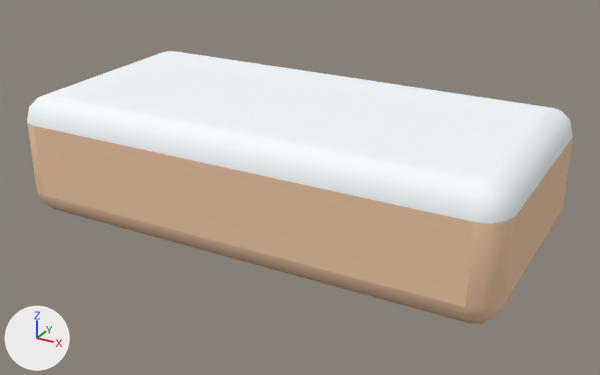
An edit to the OBJ model Assets/LevelAssets/Models/OBJ format/blockSnowRoundedLowLong.obj, drawn before and after from the same camera.
The view is the same before and after, from a camera (50 mm lens) standing at (1.53, -2.73, 1.5) and looking at (0.04, -0.03, 0.15). Arrows for +X, +Y and +Z are at lower left; the lights stay in place. Where no turn or scale is listed for an object, it has been applied to the vertices.

The first picture shows 'blockSnowRoundedLowLong'.
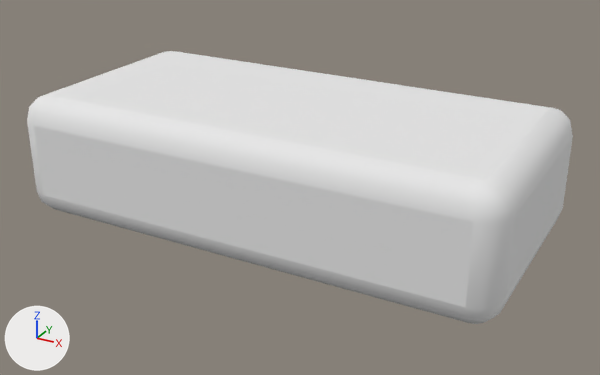
Boxes [x1, y1, x2, y2] around the edits, measured in the pictures (600 x 375 px):
'blockSnowRoundedLowLong', recoloured: [27, 51, 573, 324] in both

What changed in the scene script:
```text
Change mat_dirt:
    mat_dirt.base_color: (0.878, 0.576, 0.373) -> (0.8, 0.8, 0.8)  # beige #f1c8a4 -> white #e7e7e7
Change mat_snow:
    mat_snow.base_color: (0.92, 0.979, 1.0) -> (0.8, 0.8, 0.8)  # white #f6fdff -> white #e7e7e7
```
